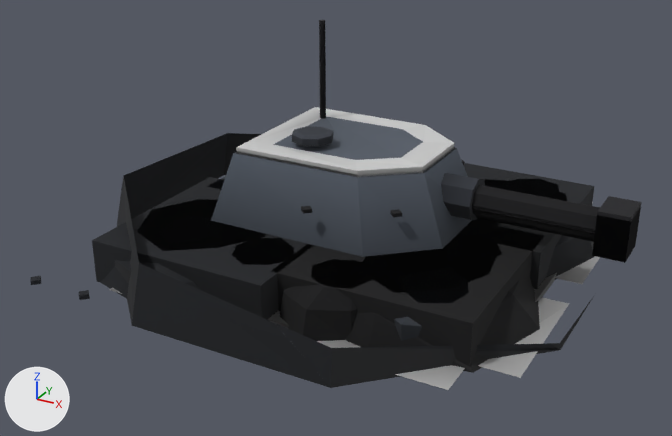
The glTF model assets/set_v5/network_automated_gun_rubble.glb: old version first, new version second.
Before and after are seen from a 50 mm lens placed at (2.76, -5.37, 2.86), pointed at (-0.03, -0.29, 0.32). The lights are fixed; the arrows at lower left show +X, +Y and +Z. The first picture is the older version. Vertices at exactly the same position are counted once.

In view in the first picture: 'barrel', 'barrel.001', 'body', 'body.001', 'body.002', 'turret' and 1 more.
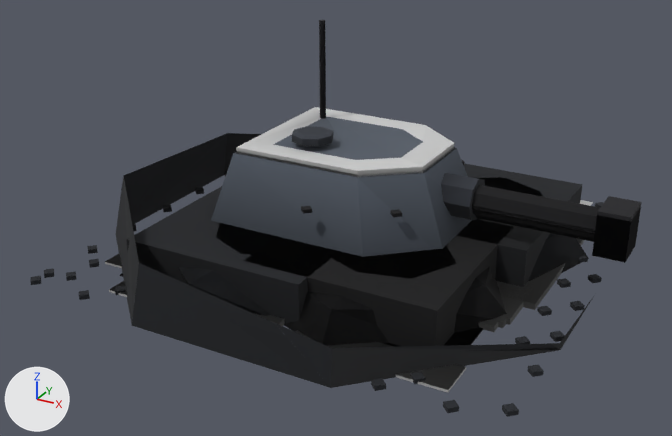
Location of each change, (x1, y1, x2, y2) in pixels of the pictures (672 x 436 px; the box of a moved part takes in the faces that stretch with it):
'body.002', reshaped: before (92, 143, 594, 388); after (119, 143, 593, 388)
'body', reshaped (11% taller): before (30, 133, 596, 388); after (30, 133, 603, 417)
'body.001', reshaped (mostly hidden afterwards): before (101, 172, 600, 390); after (117, 172, 560, 377)
part 1 of me_mesh_0, moved or reshaped (mostly hidden before): before (535, 273, 557, 302); after (499, 238, 584, 310)
part 2 of me_mesh_0, moved or reshaped (not visible before): after (498, 319, 507, 328)
part 3 of me_mesh_0, moved or reshaped (not visible before): after (497, 277, 542, 325)
part 4 of me_mesh_0, rebuilt (not visible before): after (284, 246, 507, 346)
part 5 of me_mesh_0, rebuilt (not visible before): after (479, 282, 528, 332)
part 6 of me_mesh_0, moved or reshaped: before (159, 179, 559, 341); after (44, 172, 603, 417)
part 7 of me_mesh_0, recoloured: before (79, 296, 89, 300); after (79, 253, 483, 345)
part 8 of me_mesh_3, moved or reshaped (not visible before): after (492, 281, 534, 322)
part 9 of me_mesh_3, rebuilt (not visible afterwards): before (345, 237, 540, 373)
part 10 of me_mesh_3, rebuilt (not visible afterwards): before (101, 199, 266, 303)
part 11 of me_mesh_3, rebuilt (not visible afterwards): before (482, 179, 594, 280)
part 12 of me_mesh_3, deleted: before (555, 256, 600, 284)
part 13 of me_mesh_3, deleted: before (478, 297, 569, 378)
part 14 of me_mesh_3, recoloured: before (109, 287, 465, 390); after (122, 274, 483, 347)
part 15 of me_mesh_6, moved or reshaped (not visible afterwards): before (207, 176, 226, 190)
part 16 of me_mesh_6, moved or reshaped: before (92, 177, 314, 320); after (126, 186, 339, 323)
part 17 of me_mesh_6, moved or reshaped: before (458, 163, 594, 289); after (457, 163, 582, 287)
part 18 of me_mesh_6, moved or reshaped: before (272, 221, 543, 367); after (244, 219, 512, 346)

Edits to the bpy script that builds the scene:
```text
Change me_mesh_0:
    used by ob_body; parent = ob_network_automated_gun_rubble_lod0; location = (0.0, 0.0, 0.0)
    remove me_mesh_0.from_pydata(...)  # 717 vertices, 999 faces; spans x -1.66..1.66, y -1.66..1.66, z 0.0..0.47
    add me_mesh_0.from_pydata(...)  # 789 vertices, 993 faces; spans x -1.66..1.66, y -1.66..1.66, z 0.0..0.47
    me_mesh_0 part 1: the loose piece of 8 vertices spanning x 1.1..1.38, y -0.34..0.81, z 0.0..0.04 is scaled about its middle by (1, 0.983, 1), then moved by (0.01, 0.03, 0.0)
    me_mesh_0 part 2: the loose piece of 8 vertices spanning x 0.99..1.27, y -0.66..0.7, z 0.0..0.04 is scaled about its middle by (1, 0.969, 1), then moved by (0.02, 0.03, 0.0)
    me_mesh_0 part 3: the loose piece of 8 vertices spanning x 0.92..1.2, y -0.78..0.71, z 0.0..0.04 is scaled about its middle by (1, 0.857, 1), then moved by (0.11, 0.12, 0.0)
    me_mesh_0 part 4: the loose piece of 24 vertices spanning x -0.08..0.79, y -0.74..0.04, z 0.0..0.3 is rebuilt with 24 vertices and now spans x -0.28..1.31, y -1.35..0.25, z 0.0..0.3, in mat_metal
    me_mesh_0 part 5: the loose piece of 8 vertices spanning x 0.83..1.11, y -0.85..0.83, z 0.0..0.04 is rebuilt with 8 vertices and now spans x 0.98..1.26, y -0.68..0.7, z 0.0..0.04
    me_mesh_0 part 6: 368 vertices removed from x -1.33..1.3, y -1.37..1.35, z 0.0..0.3; 440 vertices added at x -1.65..1.65, y -1.58..1.58, z 0.0..0.3
    me_mesh_0 part 7: 66 kept faces spanning x -1.66..1.28, y -1.58..1.66, z 0.0..0.34 get new vertex colours
    other edits to the shape of me_mesh_0 do not show in these pictures
Change me_mesh_3:
    used by ob_body_001; parent = ob_network_automated_gun_rubble_lod1; location = (0.0, 0.0, 0.0)
    remove me_mesh_3.from_pydata(...)  # 333 vertices, 399 faces; spans x -1.66..1.66, y -1.66..1.66, z 0.0..0.34
    add me_mesh_3.from_pydata(...)  # 325 vertices, 395 faces; spans x -1.66..1.66, y -1.66..1.66, z 0.0..0.34
    me_mesh_3 part 8: the loose piece of 8 vertices spanning x 0.99..1.27, y -0.66..0.7, z 0.0..0.04 is scaled about its middle by (1, 0.969, 1), then moved by (0.02, 0.03, 0.0)
    me_mesh_3 part 9: the loose piece of 24 vertices spanning x -0.06..1.51, y -1.25..0.19, z 0.0..0.3 is rebuilt with 24 vertices and now spans x -0.28..1.31, y -1.35..0.25, z 0.0..0.3
    me_mesh_3 part 10: the loose piece of 24 vertices spanning x -1.48..0.05, y -1.49..0.07, z 0.0..0.3 is rebuilt with 24 vertices and now spans x -1.36..0.21, y -1.36..0.17, z 0.0..0.3
    me_mesh_3 part 11: the loose piece of 24 vertices spanning x 0.04..1.53, y -0.18..1.34, z 0.0..0.3 is rebuilt with 24 vertices and now spans x -0.23..1.49, y -0.29..1.4, z 0.0..0.3
    me_mesh_3 part 12: the loose piece of 4 vertices spanning x 1.3..1.56, y 0.15..1.1, z 0.02 is deleted
    me_mesh_3 part 13: the loose piece of 4 vertices spanning x 1.3..1.56, y -1.1..-0.15, z 0.02 is deleted
    me_mesh_3 part 14: 12 kept faces spanning x -1.59..1.28, y -1.66..1.66, z 0.0..0.34 get new vertex colours; the middle colour goes from grey #88888c to grey #8a8a8a
    other edits to the shape of me_mesh_3 do not show in these pictures
Change me_mesh_6:
    where me_mesh_6.from_pydata(...)  # 121 vertices, 93 faces; spans x -1.66..1.66, y -1.66..1.66, z 0.0..0.36
    used by ob_body_002; parent = ob_network_automated_gun_rubble_lod2; location = (0.0, 0.0, 0.0)
    me_mesh_6 part 15: the loose piece of 8 vertices spanning x -1.18..0.12, y -0.2..1.1, z 0.0..0.3 is moved by (0.03, 0.27, 0.0)
    me_mesh_6 part 16: the loose piece of 8 vertices spanning x -1.27..0.03, y -1.33..-0.03, z 0.0..0.3 is moved by (0.19, 0.12, 0.0)
    me_mesh_6 part 17: the loose piece of 8 vertices spanning x 0.04..1.34, y -0.11..1.19, z 0.0..0.3 is moved by (-0.09, -0.01, 0.0)
    me_mesh_6 part 18: the loose piece of 8 vertices spanning x -0.02..1.28, y -1.14..0.16, z 0.0..0.3 is moved by (-0.22, 0.04, 0.0)
```
